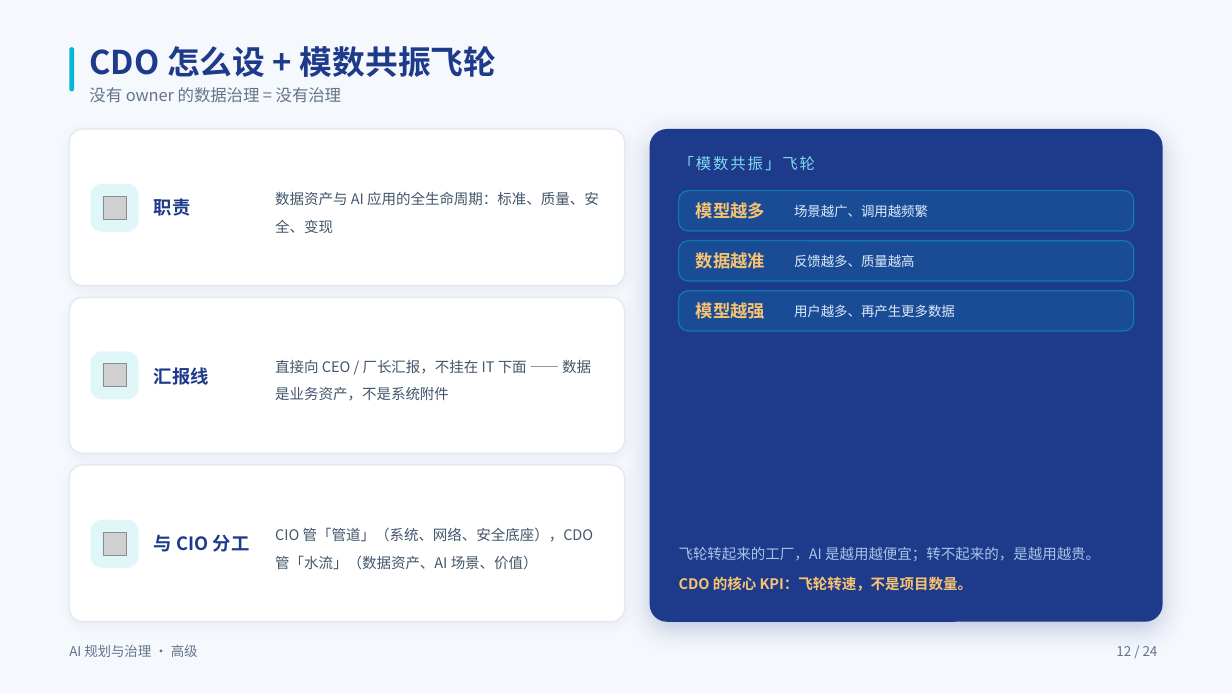
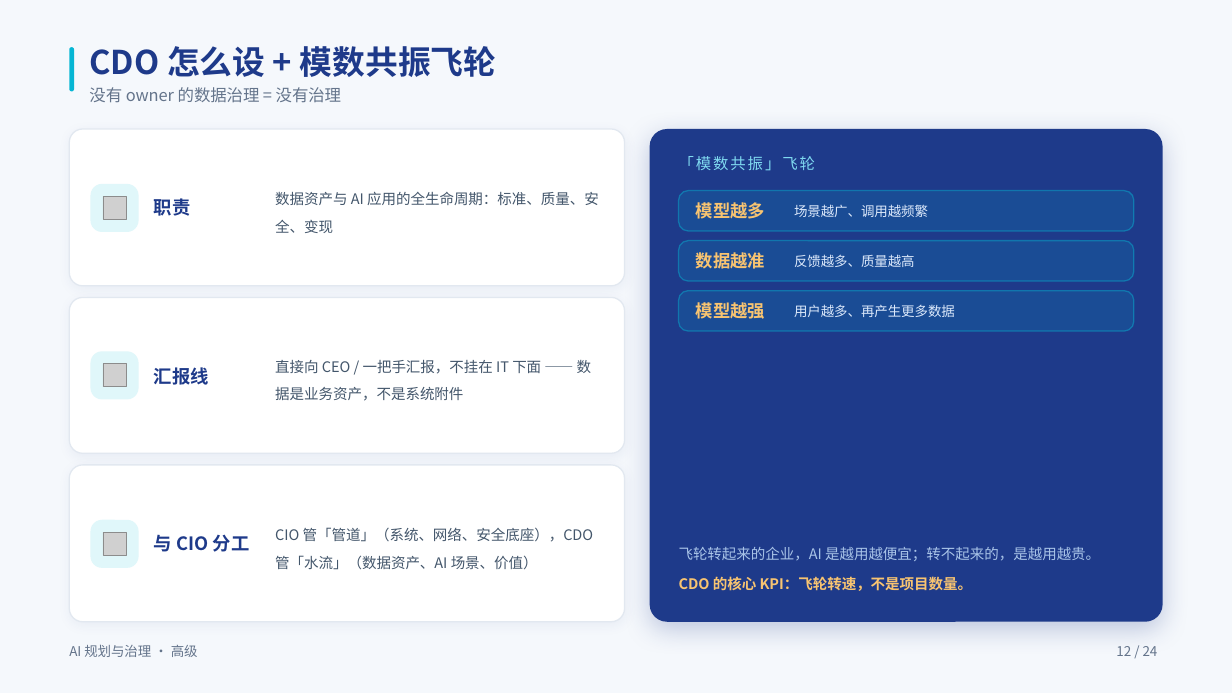
Before and after one commit to swift3000/qiyepinpeixun, a slide deck: slide 12 of 企业AI培训_交付包/高级课程_完整交付包/03_PPT课件/高级_规划层_PPT.pptx. Drawn at 1232x693 pixels with LibreOffice and Linux fonts; fonts in the diff are those of the drawing; grey boxes stand for pictures; background and template pictures are left out. Boxes give left, top, right and bottom in pixels: in the first picture for what was removed or moved away, otherwise in the second. Text is boxed around its words. In the diff, an @@ line names an element or a change of style, - is before the commit and + after.

```diff
--- a/企业AI培训_交付包/高级课程_完整交付包/03_PPT课件/高级_规划层_PPT.pptx
+++ b/企业AI培训_交付包/高级课程_完整交付包/03_PPT课件/高级_规划层_PPT.pptx
@@ text at [275,360,592,401]: text changed @@
-直接向 CEO / 厂长汇报，不挂在 IT 下面 —— 数据是业务资产，不是系统附件
+直接向 CEO / 一把手汇报，不挂在 IT 下面 —— 数据是业务资产，不是系统附件
@@ text at [679,547,1100,561]: text changed @@
-飞轮转起来的工厂，AI 是越用越便宜；转不起来的，是越用越贵。
+飞轮转起来的企业，AI 是越用越便宜；转不起来的，是越用越贵。
```
Also in this commit, not shown: 16 other slides changed.
